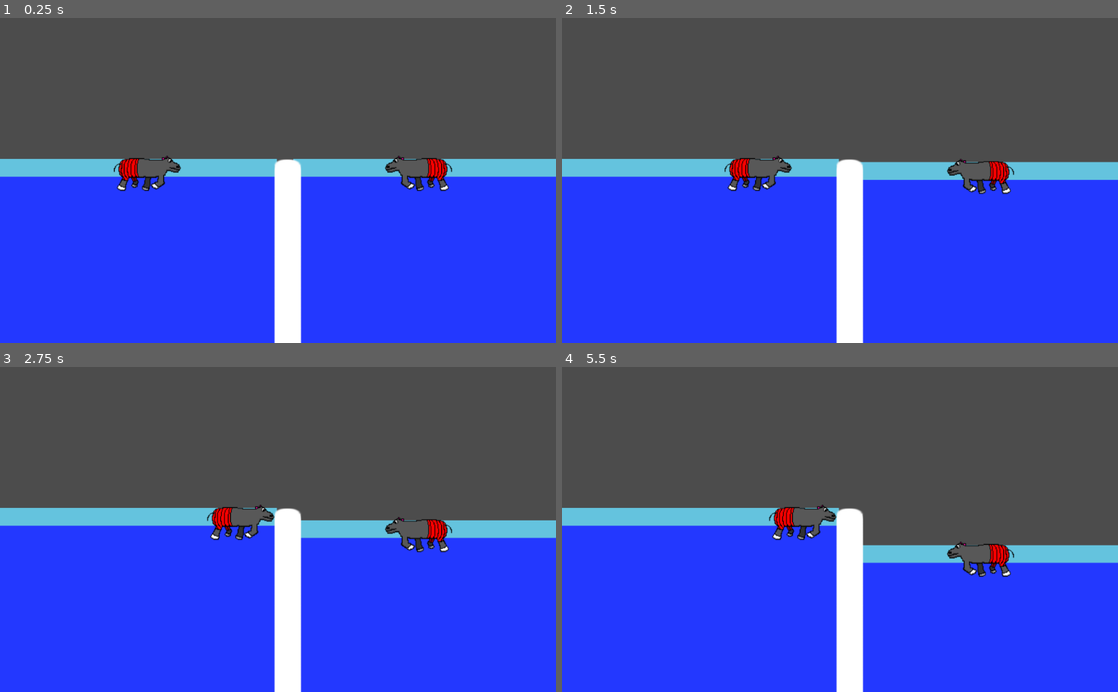
Above: before the commit, frames 1-4 (two rows, left to right).
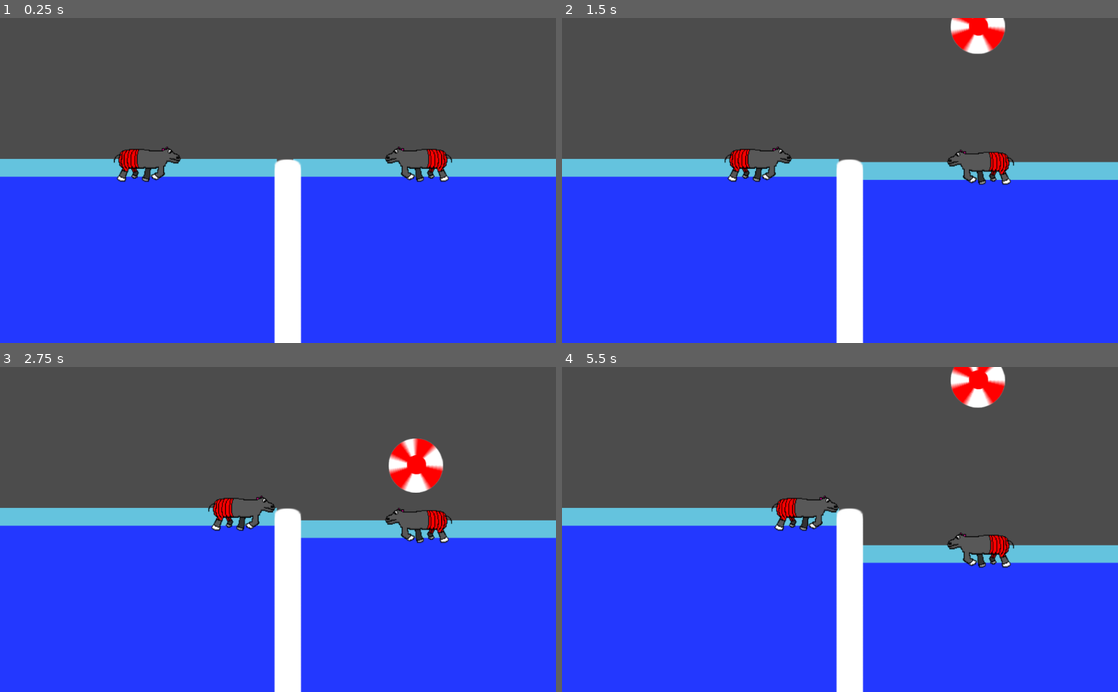
Above: after the commit, the same moments.

Repository: TeamGalileoRobotics/whippo
Game: Godot game, scene res://main.tscn
The game is run twice, just before and just after one commit, with the same random seed, the same clock (stepped at 60 frames per second) and the same inputs.
Inputs:
- Up to frame 1 (0.25 s): no input
- Up to frame 2 (1.5 s): tap Enter at 0.5 s; hold D (playerLeft_right) 0.53-1.28 s; hold S (playerLeft_down) from 1.28 s (still down)
- Up to frame 3 (2.75 s): release S (playerLeft_down) at 2.03 s; hold D (playerLeft_right) from 2.03 s (still down)
- Up to frame 4 (5.5 s): release D (playerLeft_right) at 2.78 s; hold W (playerLeft_up) 2.78-3.53 s; hold S (playerLeft_down) from 3.53 s (still down)

The runs differ from the first frame. In frame 1, 1.7% of the frame differs, in the area x 20-82%, y 39-54%; in frame 2, 2.6%; in frame 3, 3.0%, in the area x 37-82%, y 22-58%; in frame 4, 2.7%.

Commit message:
Add physics

Diff:
--- a/ball.tscn
+++ b/ball.tscn
@@ -14,19 +14,20 @@
 collision_mask = 1
 mode = 0
 mass = 1.0
-friction = 1.0
-bounce = 0.0
+friction = 0.0
+bounce = 1.0
 gravity_scale = 1.0
 custom_integrator = false
 continuous_cd = 0
 contacts_reported = 0
 contact_monitor = false
 sleeping = false
-can_sleep = true
+can_sleep = false
 linear_velocity = Vector2( 0, 0 )
 linear_damp = -1.0
 angular_velocity = 0.0
 angular_damp = -1.0
+_sections_unfolded = [ "Linear" ]
 
 [node name="Sprite" type="Sprite" parent="." index="0"]
 
--- a/hippo.tscn
+++ b/hippo.tscn
@@ -2,13 +2,15 @@
 
 [ext_resource path="res://sprites/hippo.png" type="Texture" id=1]
 
-[sub_resource type="RectangleShape2D" id=1]
+[sub_resource type="CapsuleShape2D" id=1]
 
 custom_solver_bias = 0.0
-extents = Vector2( 13.4715, 28.148 )
+radius = 30.1867
+height = 63.0129
 
 [node name="hippo" type="KinematicBody2D"]
 
+position = Vector2( 1.38695, 5.54779 )
 input_pickable = false
 collision_layer = 1
 collision_mask = 1
@@ -24,6 +26,7 @@
 
 [node name="CollisionShape2D" type="CollisionShape2D" parent="." index="1"]
 
-position = Vector2( 20, 30 )
-scale = Vector2( 4.45385, 0.710531 )
+position = Vector2( 16.9224, 36.7798 )
+rotation = 1.5708
 shape = SubResource( 1 )
+_sections_unfolded = [ "Transform" ]
--- a/main.tscn
+++ b/main.tscn
@@ -7,6 +7,7 @@
 [ext_resource path="res://hippo.tscn" type="PackedScene" id=5]
 [ext_resource path="res://hippoLeft.gd" type="Script" id=6]
 [ext_resource path="res://hippoRight.gd" type="Script" id=7]
+[ext_resource path="res://ball.tscn" type="PackedScene" id=8]
 
 [sub_resource type="CapsuleShape2D" id=1]
 
@@ -19,10 +20,11 @@
 custom_solver_bias = 0.0
 extents = Vector2( 250.98, 50 )
 
-[node name="Node2D" type="Node2D" index="0"]
+[node name="main" type="Node2D" index="0"]
 
 [node name="pole" type="StaticBody2D" parent="." index="0"]
 
+editor/display_folded = true
 position = Vector2( 512, 300 )
 z_index = 1
 input_pickable = false
@@ -47,6 +49,7 @@
 
 [node name="waterLeft" type="StaticBody2D" parent="." index="1"]
 
+editor/display_folded = true
 position = Vector2( 0, 260 )
 input_pickable = false
 collision_layer = 1
@@ -72,6 +75,7 @@
 
 [node name="waterRight" type="StaticBody2D" parent="." index="2"]
 
+editor/display_folded = true
 position = Vector2( 540, 260 )
 input_pickable = false
 collision_layer = 1
@@ -97,6 +101,7 @@
 
 [node name="hippoLeft" parent="." index="3" instance=ExtResource( 5 )]
 
+editor/display_folded = true
 position = Vector2( 250, 270 )
 script = ExtResource( 6 )
 
@@ -106,8 +111,13 @@
 
 [node name="hippoRight" parent="." index="4" instance=ExtResource( 5 )]
 
+editor/display_folded = true
 position = Vector2( 752.145, 270 )
 script = ExtResource( 7 )
+
+[node name="ball" parent="." index="5" instance=ExtResource( 8 )]
+
+position = Vector2( 765.73, -87.4258 )
 
 
 [editable path="hippoLeft"]
Not shown: 1 places in main.tscn that only renumber resources
